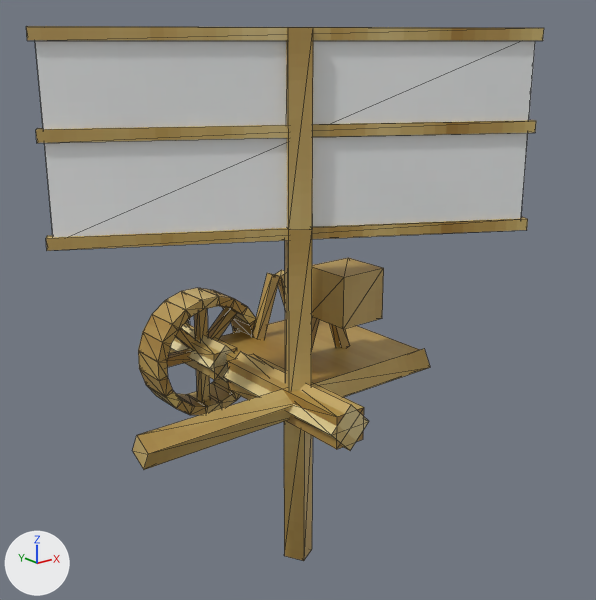
The Blender file aw2_generators/src/main/resources/assets/projectsteam_aw2_generators/objmodels/windmill_generator.blend as it was, and as the next commit left it.
The view is the same before and after, from a 50 mm camera at (-2.67, -4.36, 1.93) aimed at (0.16, -0.82, 0.51). The lights are fixed; the arrows at lower left show +X, +Y and +Z. Mesh edges are drawn as thin lines.

Objects in the first picture: 'axle', 'blade', 'wheel', 'windmill_generator'.
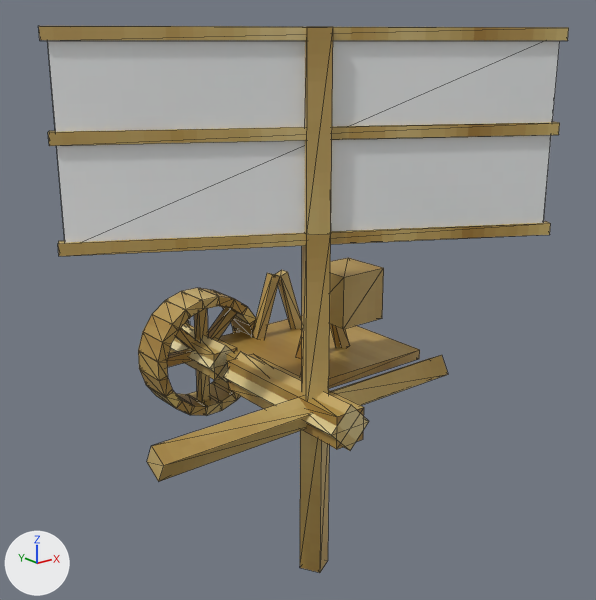
What differs and where, as boxes (x1, y1, x2, y2) in the pictures (596 x 600 px; the box of a moved part takes in the faces that stretch with it):
```json
{"object": "blade", "change": "mesh moved", "before": [26, 26, 544, 251], "after": [39, 26, 569, 256]}
{"object": "axle", "change": "reshaped", "before": [133, 229, 430, 561], "after": [147, 234, 448, 573]}
{"part": 2, "of": "me_windmill_generator_002", "change": "moved or reshaped", "before": [133, 389, 294, 470], "after": [147, 398, 311, 481]}
{"part": 3, "of": "me_windmill_generator_002", "change": "moved or reshaped", "before": [285, 229, 312, 391], "after": [302, 234, 331, 400]}
{"part": 4, "of": "me_windmill_generator_002", "change": "moved or reshaped", "before": [315, 349, 430, 397], "after": [332, 355, 448, 405]}
{"part": 5, "of": "me_windmill_generator_002", "change": "moved or reshaped", "before": [284, 421, 313, 561], "after": [300, 430, 329, 573]}
```

Edits to the scene script, one JSON object a line:
```json
{"block": "me_windmill_generator_003", "where": "me_windmill_generator_003.from_pydata(...)  # 40 vertices, 60 faces; spans x -1.15..1.15, y 0.93..1.99, z 0.39..1.64"}
{"block": "me_windmill_generator_003", "where": "# used by ob_blade; location = (0.0, 0.0, 0.0); rotation_euler = (1.571, 0.0, 0.0), in degrees (90, 0, 0)"}
{"block": "me_windmill_generator_003", "change": "me_windmill_generator_003 part 1: the whole mesh is moved by (0.0, 0.0, 0.15)"}
{"block": "me_windmill_generator_002", "where": "me_windmill_generator_002.from_pydata(...)  # 48 vertices, 72 faces; spans x -0.99..0.99, y -0.99..0.99, z 0.45..1.45"}
{"block": "me_windmill_generator_002", "where": "# used by ob_axle; location = (0.0, 0.0, 0.0); rotation_euler = (1.571, 0.0, 0.0), in degrees (90, 0, 0)"}
{"block": "me_windmill_generator_002", "change": "me_windmill_generator_002 part 2: the loose piece of 8 vertices spanning x -0.99..0.01, y -0.08..0.08, z 0.93..1.1 is moved by (0.0, 0.0, 0.15)"}
{"block": "me_windmill_generator_002", "change": "me_windmill_generator_002 part 3: the loose piece of 8 vertices spanning x -0.08..0.08, y -0.01..0.99, z 0.93..1.1 is moved by (0.0, 0.0, 0.15)"}
{"block": "me_windmill_generator_002", "change": "me_windmill_generator_002 part 4: the loose piece of 8 vertices spanning x -0.01..0.99, y -0.08..0.08, z 0.93..1.1 is moved by (0.0, 0.0, 0.15)"}
{"block": "me_windmill_generator_002", "change": "me_windmill_generator_002 part 5: the loose piece of 8 vertices spanning x -0.08..0.08, y -0.99..0.01, z 0.93..1.1 is moved by (0.0, 0.0, 0.15)"}
```
